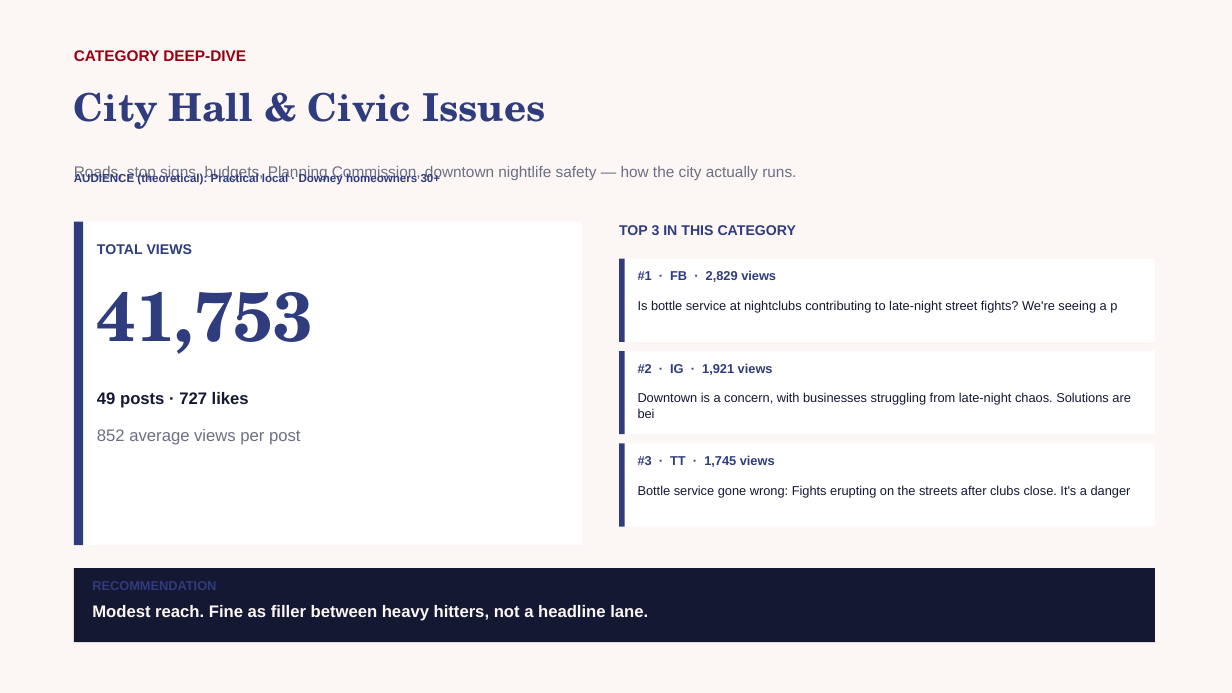
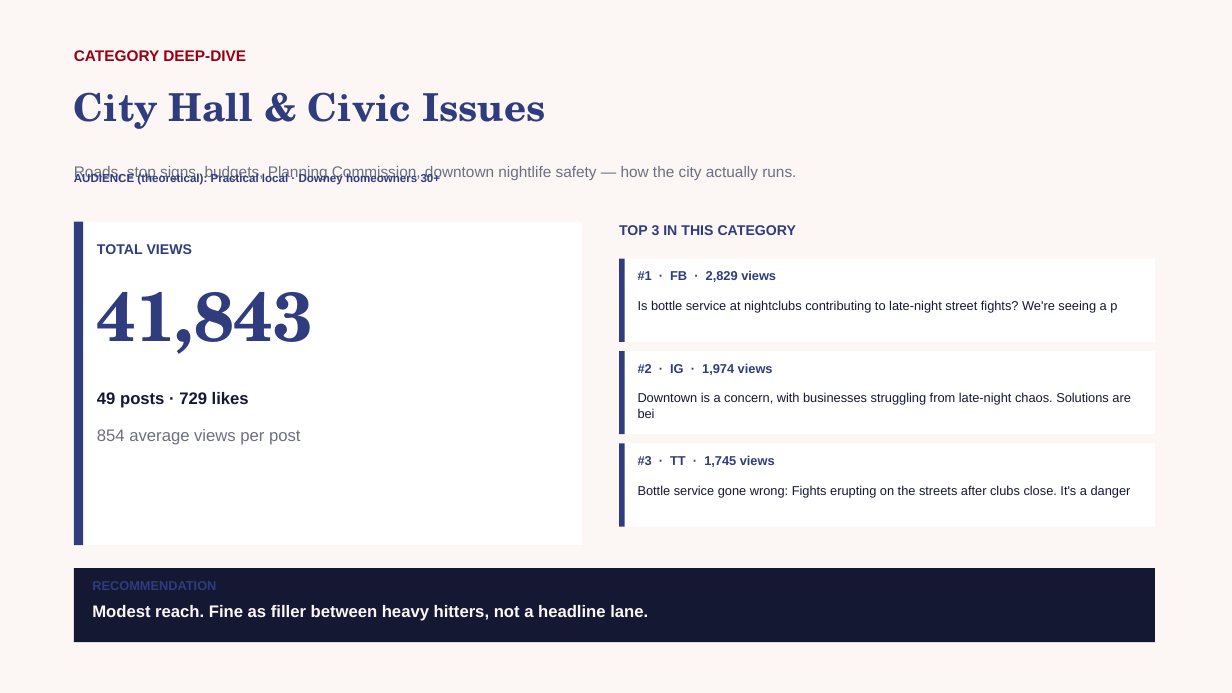
Before and after one commit to zvmmer/talking-downey-kpis, a slide deck: slide 10 of SPONSOR_CONTENT_REPORT.pptx. Drawn at 1232x693 pixels with LibreOffice and Linux fonts; fonts in the diff are those of the drawing. Boxes give left, top, right and bottom in pixels: in the first picture for what was removed or moved away, otherwise in the second. Text is boxed around its words. In the diff, an @@ line names an element or a change of style, - is before the commit and + after.

```diff
--- a/SPONSOR_CONTENT_REPORT.pptx
+++ b/SPONSOR_CONTENT_REPORT.pptx
@@ text at [97,292,313,354]: text changed @@
-41,753
+41,843
@@ text at [638,363,773,375]: text changed @@
-#2 · IG · 1,921 views
+#2 · IG · 1,974 views
@@ text at [97,392,249,408]: text changed @@
-49 posts · 727 likes
+49 posts · 729 likes
@@ text at [97,429,300,445]: text changed @@
-852 average views per post
+854 average views per post
```
Also in this commit, not shown: 14 other slides changed, 5 other files.
